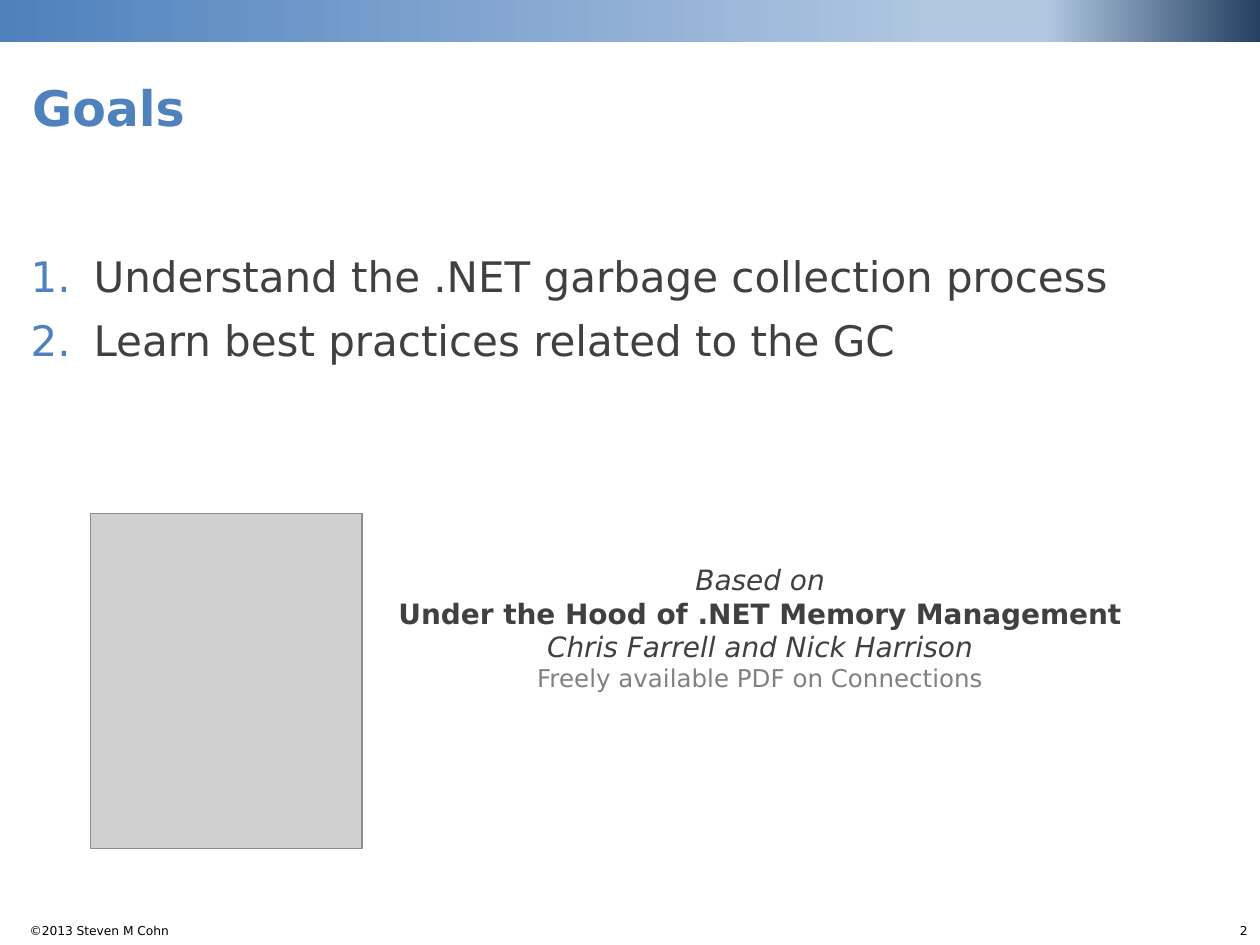
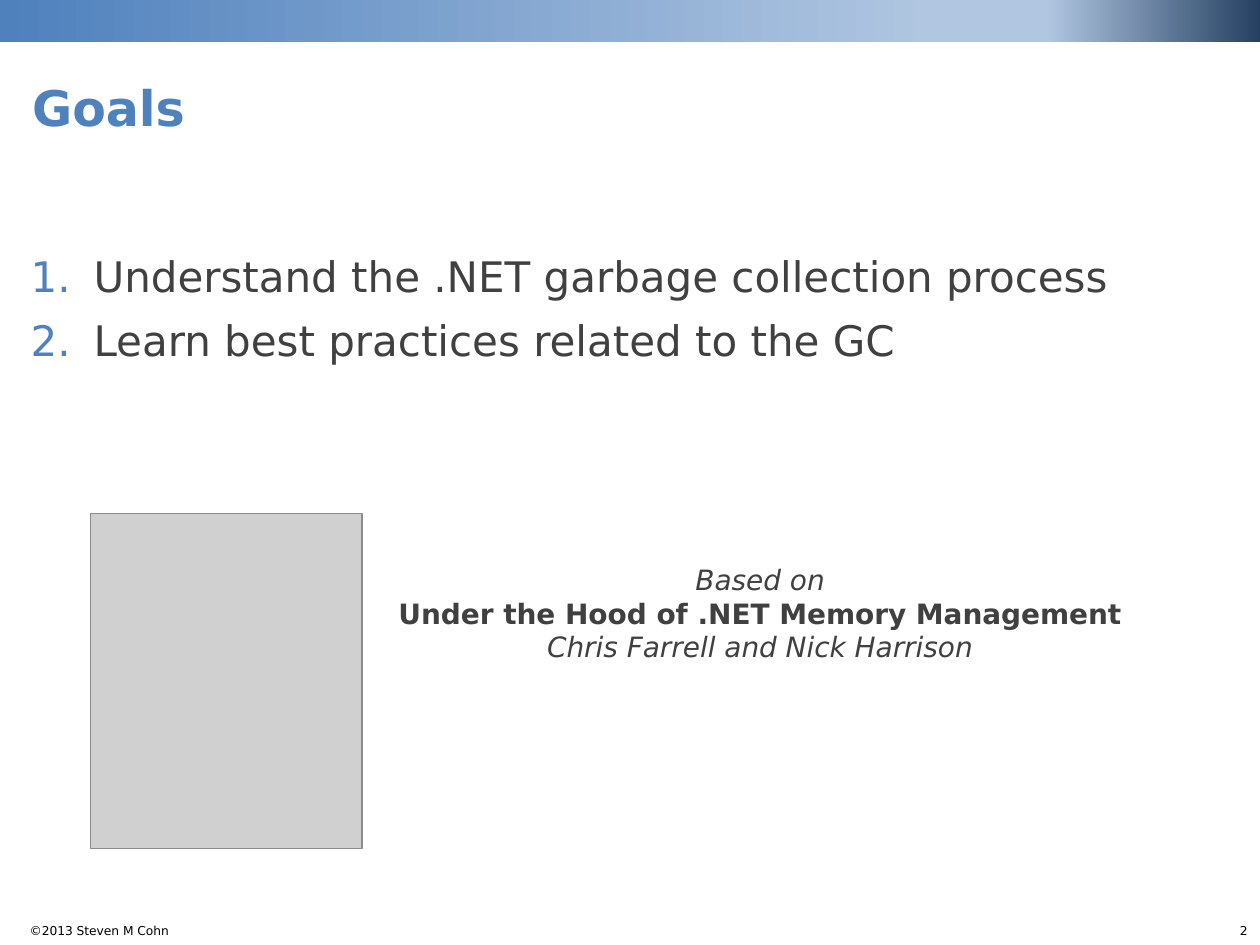
Before and after one commit to stevencohn/Learn.NET, a slide deck: slide 2 of Learn.NET Part 1 .NET GC.pptx. Drawn at 1260x945 pixels with LibreOffice and Linux fonts; fonts in the diff are those of the drawing; grey boxes stand for pictures. Boxes give left, top, right and bottom in pixels: in the first picture for what was removed or moved away, otherwise in the second. Text is boxed around its words. In the diff, an @@ line names an element or a change of style, - is before the commit and + after.

Commit message:
touchup

```diff
--- a/Learn.NET Part 1 .NET GC.pptx
+++ b/Learn.NET Part 1 .NET GC.pptx
@@ text at [537, 668, 983, 692]: paragraph removed @@
-Freely available PDF on Connections
```
